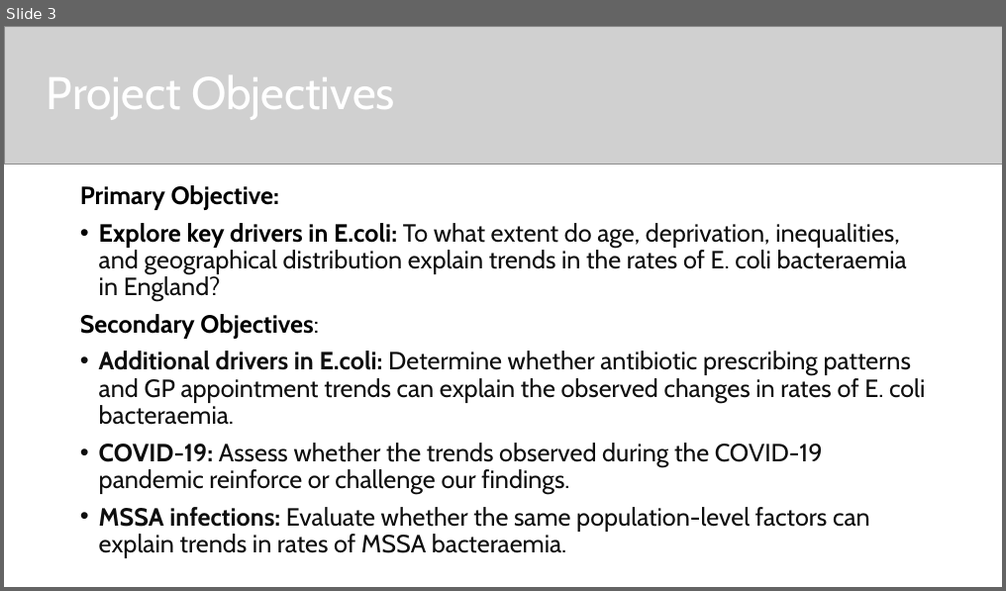
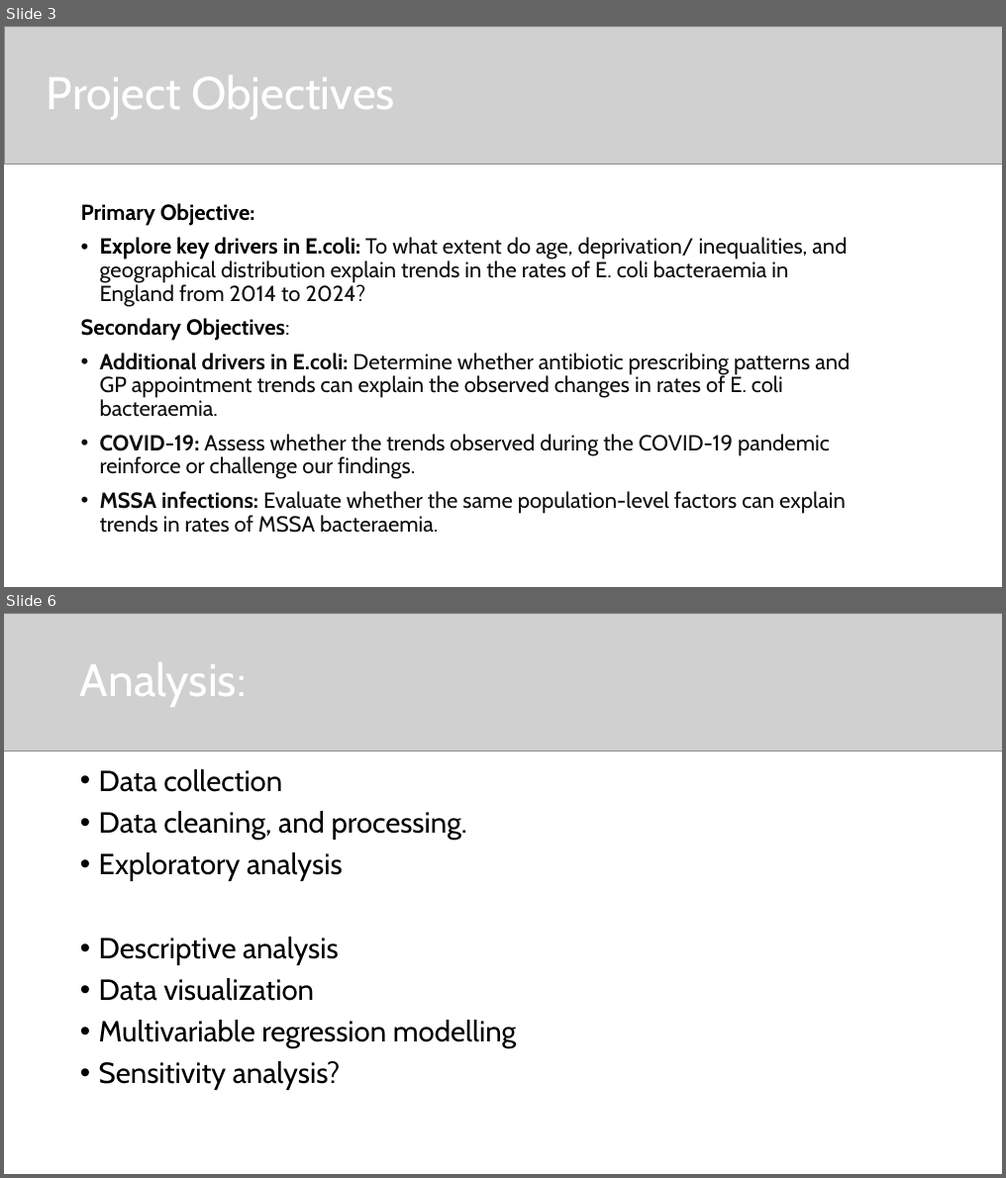
Before and after one commit to Rodico/UKHSA_LSHTM, a slide deck: Data Challenge_Powerpoint Template.pptx. Shown one above the other, each under a label of ours: slide 3 before the commit, slides 3 and 6 after it; the slides between them are not shown. The pictures are 1006x591 and 1006x1178 pixels, drawn with LibreOffice and Linux fonts; fonts in the diff are those of the drawing; grey boxes stand for pictures. Boxes give left, top, right and bottom in pixels: in the first picture for what was removed or moved away, otherwise in the second. Text is boxed around its words. In the diff, an @@ line names an element or a change of style, - is before the commit and + after.

```diff
--- a/Data Challenge_Powerpoint Template.pptx
+++ b/Data Challenge_Powerpoint Template.pptx
@@ slide 6 added at (4, 613, 1002, 1174), background #FFFFFF @@
@@ picture added at (4, 613, 1002, 752) @@
@@ title added at (80, 663, 247, 707), 44 pt, text #FFFFFF @@
+Analysis:
@@ text added at (99, 769, 516, 1090), 28 pt, text #000000 @@
+• Data collection
+• Data cleaning, and processing.
+• Exploratory analysis
+• Descriptive analysis
+• Data visualization
+• Multivariable regression modelling
+• Sensitivity analysis?
@@ slide 3 changed as well @@
@@ text "Primary Objective:": place and size @@
-text "Primary Objective:" at (80, 185, 925, 532)
+text "Primary Objective:" at (81, 203, 849, 533)
@@ text at (81, 203, 849, 533): size 24 to 21 pt in "Primary Objective:", "Secondary Objectives:", "Additional drivers in E.coli: Determine whether antibiotic ...", "COVID-19: Assess whether the trends observed during ..." and 1 more places @@
@@ text at (100, 237, 846, 307): text changed; size 24 to 21 pt @@
-• Explore key drivers in E.coli: To what extent do age, deprivation, inequalities, and geographical distribution explain trends in the rates of E. coli bacteraemia in England?
+• Explore key drivers in E.coli: To what extent do age, deprivation/ inequalities, and geographical distribution explain trends in the rates of E. coli bacteraemia in England from 2014 to 2024?
```
Also in this commit, not shown: 3 other slides changed, 3 other slides added, 1 slide removed.
